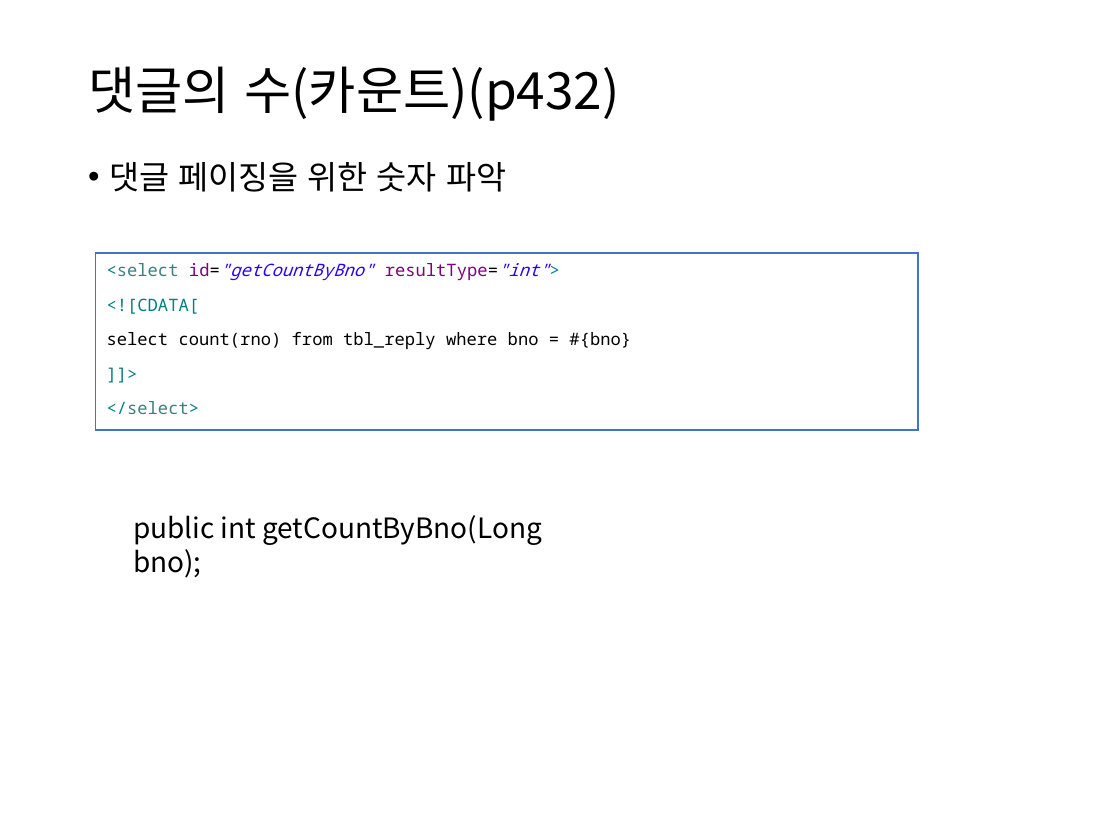
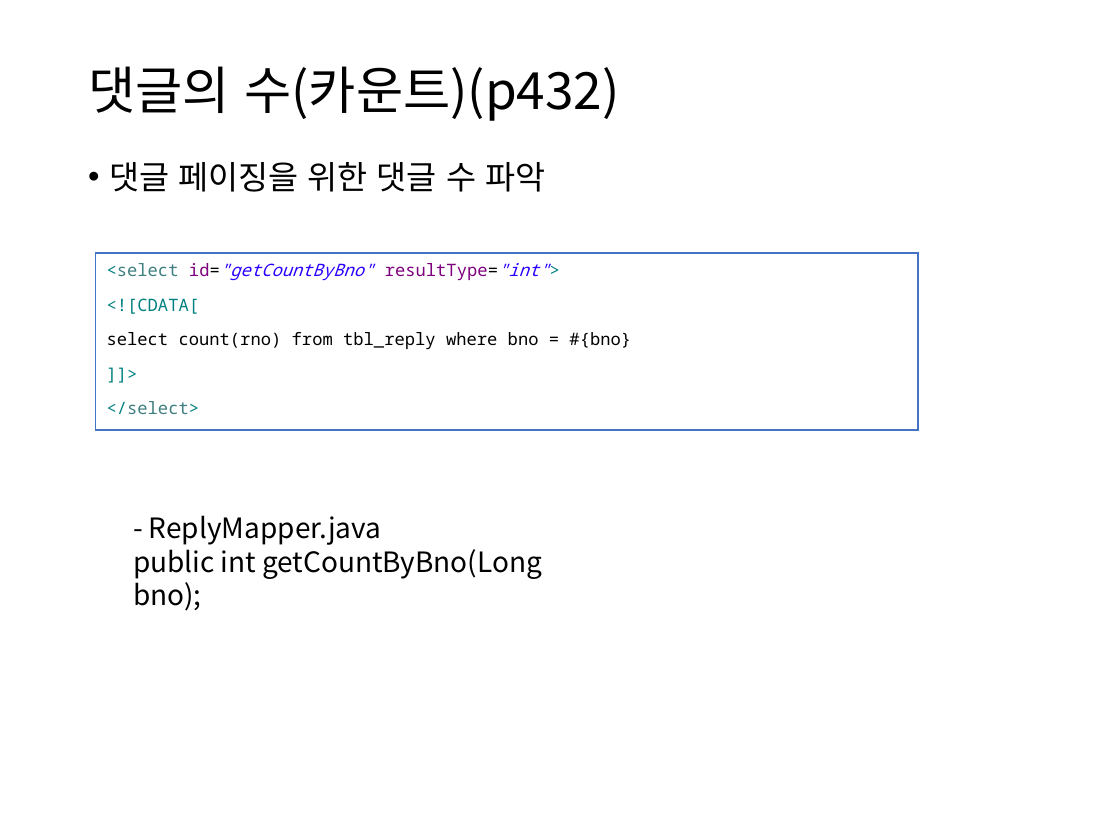
Before and after one commit to itrecipe/Web_Study_ez, a slide deck: slide 66 of spring - 학습자료/PART4.pptx. Drawn at 1120x840 pixels with LibreOffice and Linux fonts; fonts in the diff are those of the drawing. Boxes give left, top, right and bottom in pixels: in the first picture for what was removed or moved away, otherwise in the second. Text is boxed around its words. In the diff, an @@ line names an element or a change of style, - is before the commit and + after.

```diff
--- a/spring - 학습자료/PART4.pptx
+++ b/spring - 학습자료/PART4.pptx
@@ text at (x1=109, y1=162, x2=545, y2=192): text changed @@
-• 댓글 페이징을 위한 숫자 파악
+• 댓글 페이징을 위한 댓글 수 파악
@@ text at (x1=149, y1=515, x2=381, y2=545): paragraph added @@
+- ReplyMapper.java
```
Also in this commit, not shown: 1 other file.
